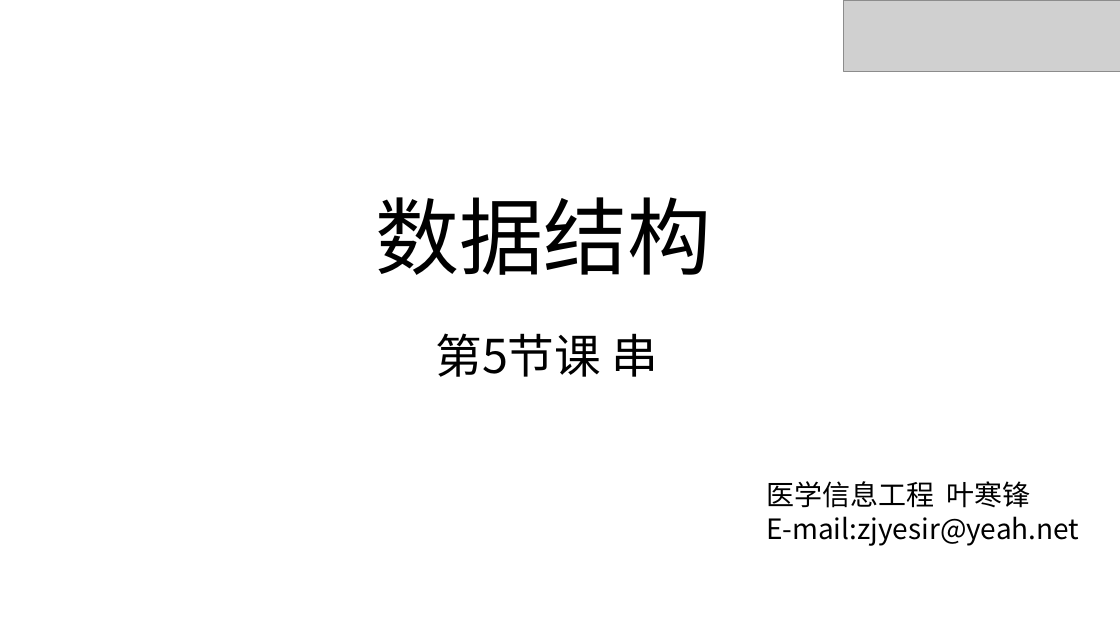
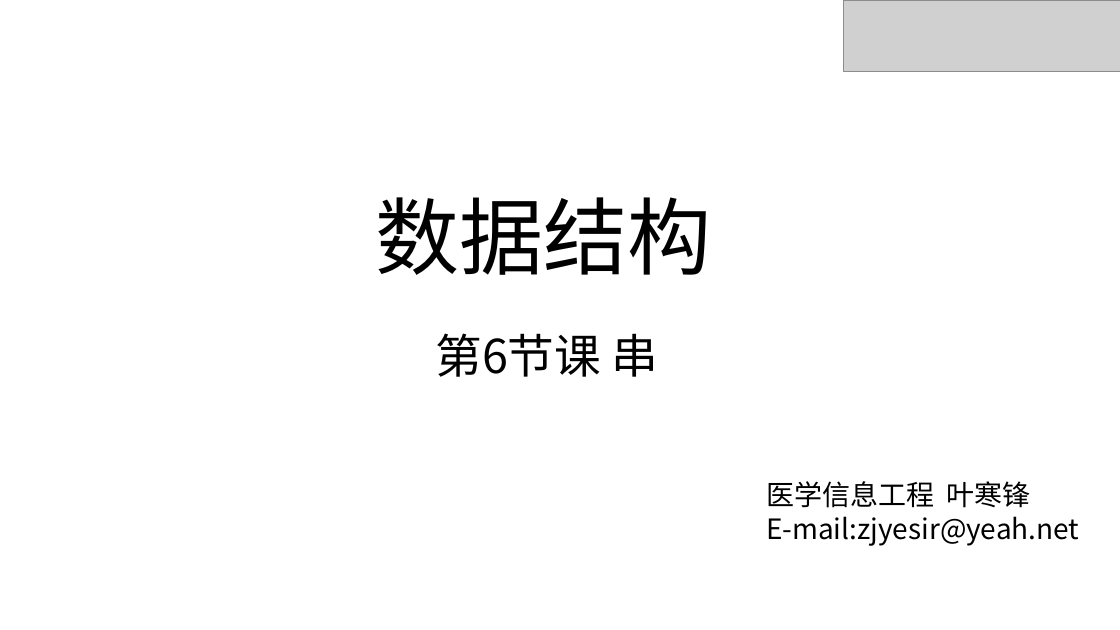
Before and after one commit to zjyesir/hmc_data_structure, a slide deck: slide 1 of ppt/4 串.pptx. Drawn at 1120x630 pixels with LibreOffice and Linux fonts; fonts in the diff are those of the drawing; grey boxes stand for pictures; background and template pictures are left out. Boxes give left, top, right and bottom in pixels: in the first picture for what was removed or moved away, otherwise in the second. Text is boxed around its words. In the diff, an @@ line names an element or a change of style, - is before the commit and + after.

```diff
--- a/ppt/4 串.pptx
+++ b/ppt/4 串.pptx
@@ text at (x1=435, y1=333, x2=659, y2=377): text changed @@
-第5节课 串
+第6节课 串
```
Also in this commit, not shown: 3 other files.
